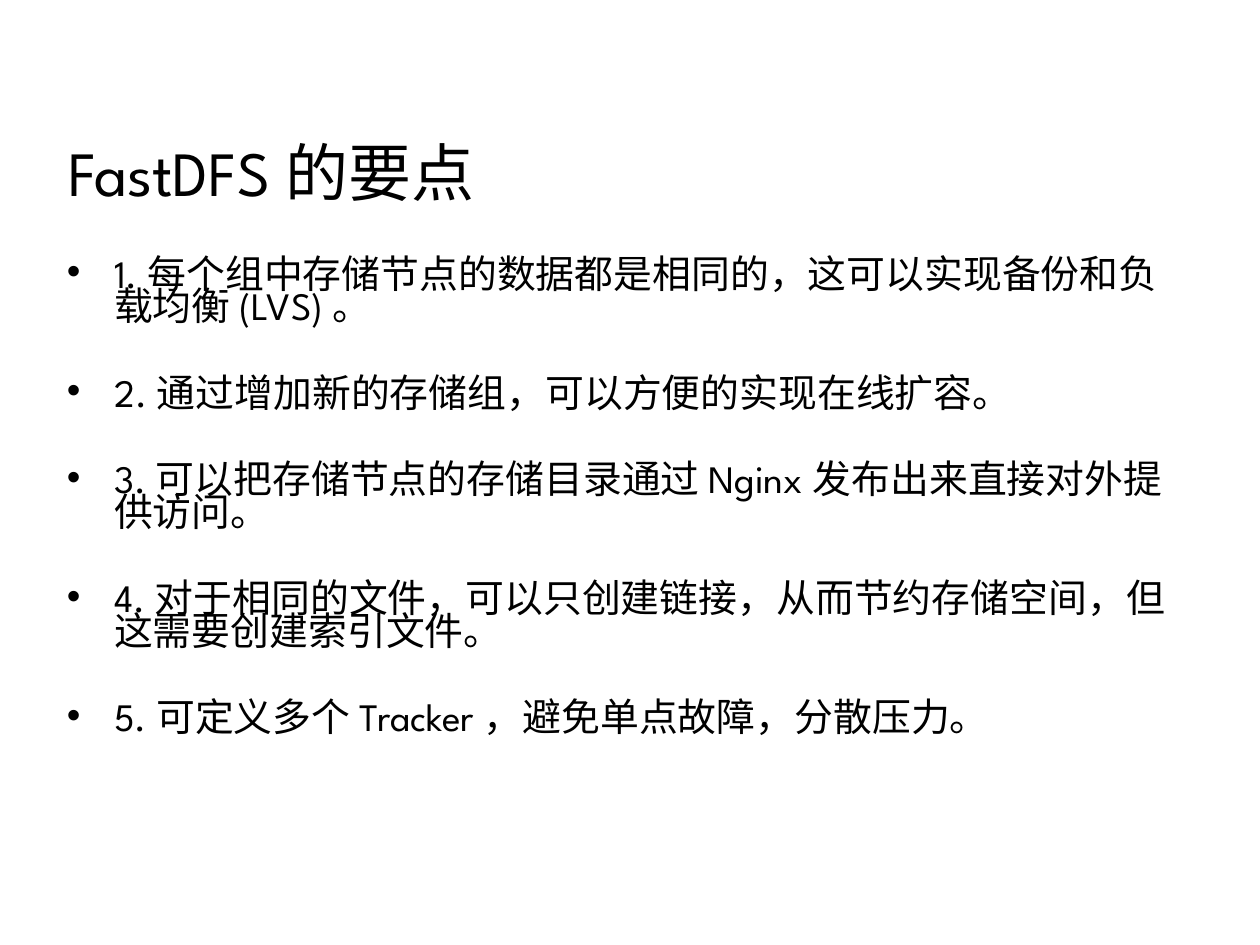
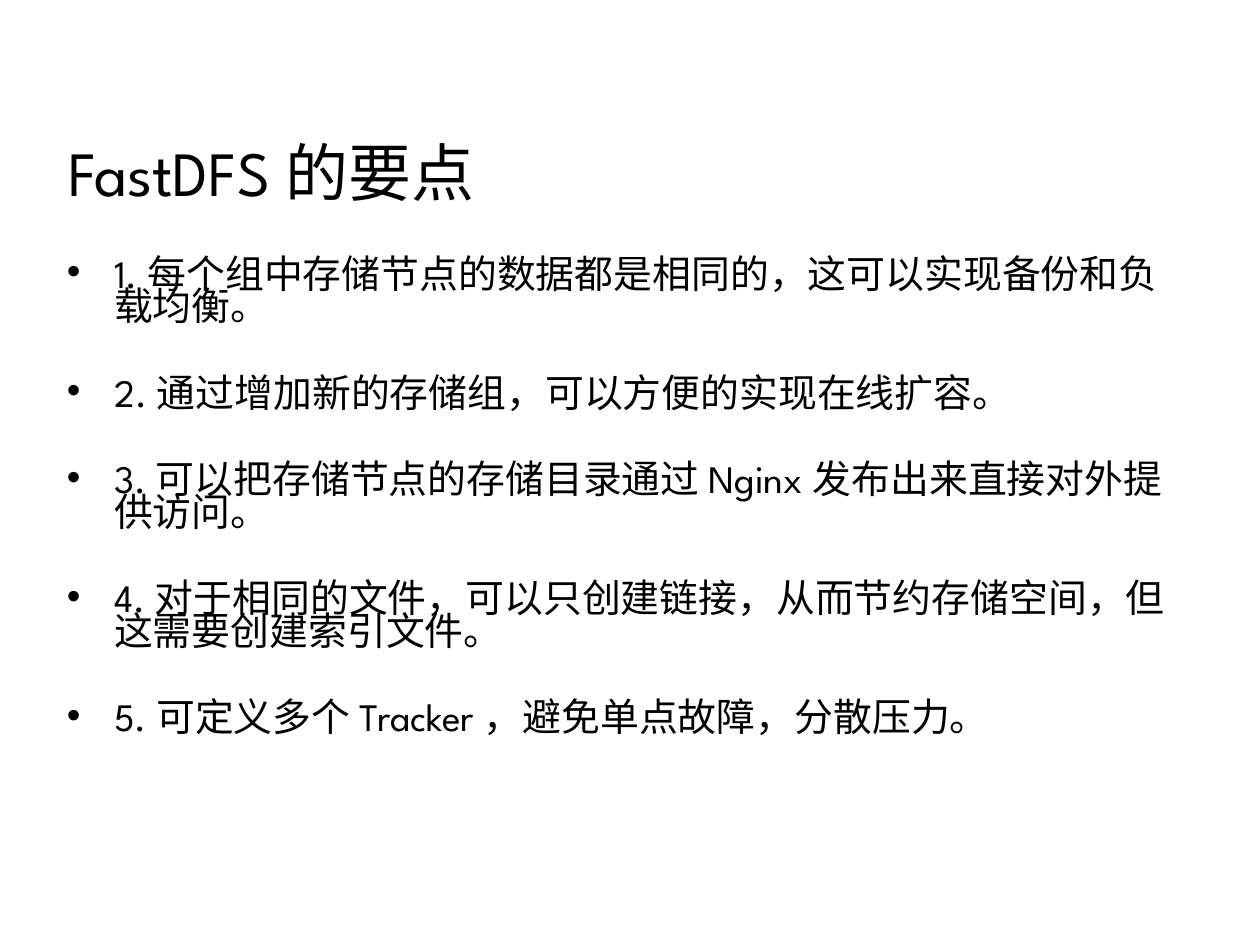
Before and after one commit to 7KjN3mHq/bluedata, a slide deck: slide 33 of system/01总览/架构/网站集群架构.ppt. Drawn at 1260x945 pixels with LibreOffice and Linux fonts; fonts in the diff are those of the drawing; background and template pictures are left out. Boxes give left, top, right and bottom in pixels: in the first picture for what was removed or moved away, otherwise in the second. Text is boxed around its words. In the diff, an @@ line names an element or a change of style, - is before the commit and + after.

```diff
--- a/system/01总览/架构/网站集群架构.ppt
+++ b/system/01总览/架构/网站集群架构.ppt
@@ text at (114,255,1158,323): text changed @@
-• 1. 每个组中存储节点的数据都是相同的，这可以实现备份和负载均衡 (LVS) 。
+• 1. 每个组中存储节点的数据都是相同的，这可以实现备份和负载均衡。
```
Also in this commit, not shown: 7 other slides changed, 2 other files.
